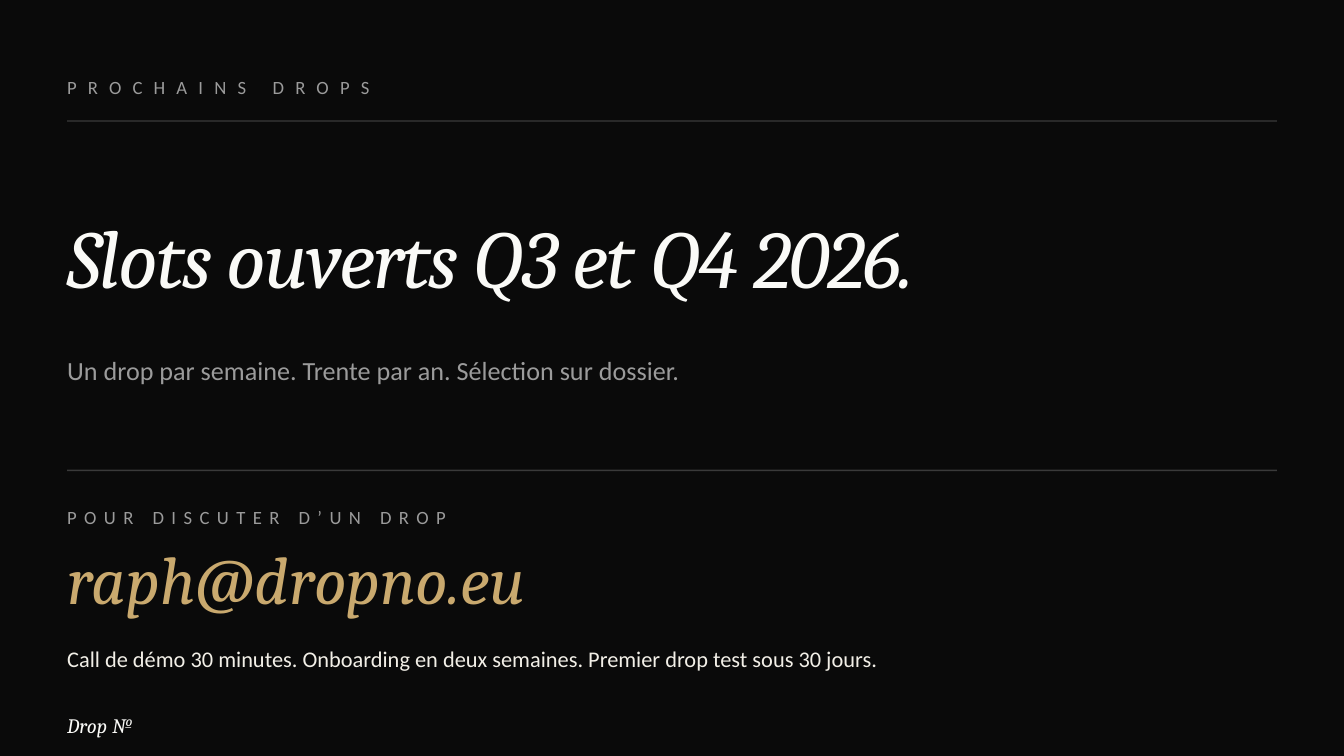
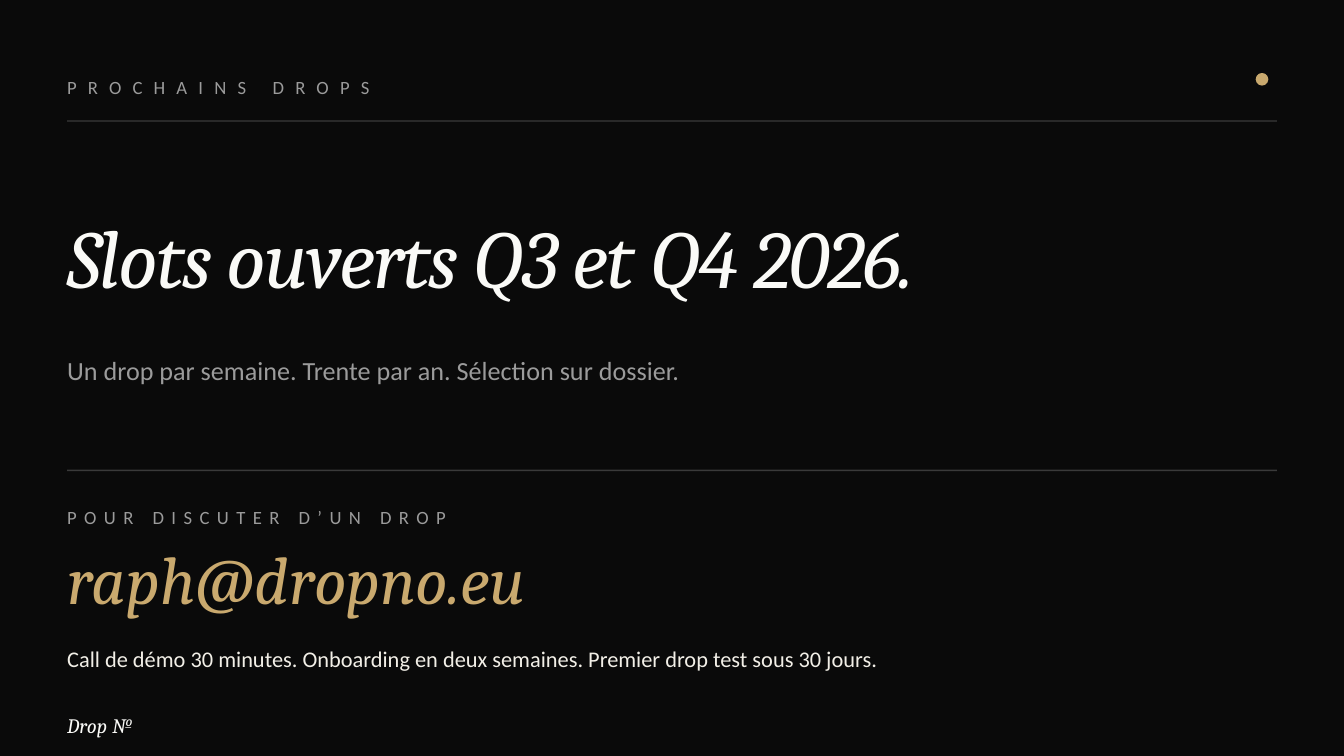
Before and after one commit to RaphVIBE/DropNo, a slide deck: slide 12 of decks/drop-no-presentation-marques.pptx (slide 10 before the commit). Drawn at 1344x756 pixels with LibreOffice and Linux fonts; fonts in the diff are those of the drawing. Boxes give left, top, right and bottom in pixels: in the first picture for what was removed or moved away, otherwise in the second. Text is boxed around its words. In the diff, an @@ line names an element or a change of style, - is before the commit and + after.

```diff
--- a/decks/drop-no-presentation-marques.pptx
+++ b/decks/drop-no-presentation-marques.pptx
@@ ellipse added at (1257, 74, 1267, 85), fill #C9A96E, outline #C9A96E 1 pt @@
```
Also in this commit, not shown: 8 other slides changed, 3 slides added, 1 slide removed, 13 other files.
